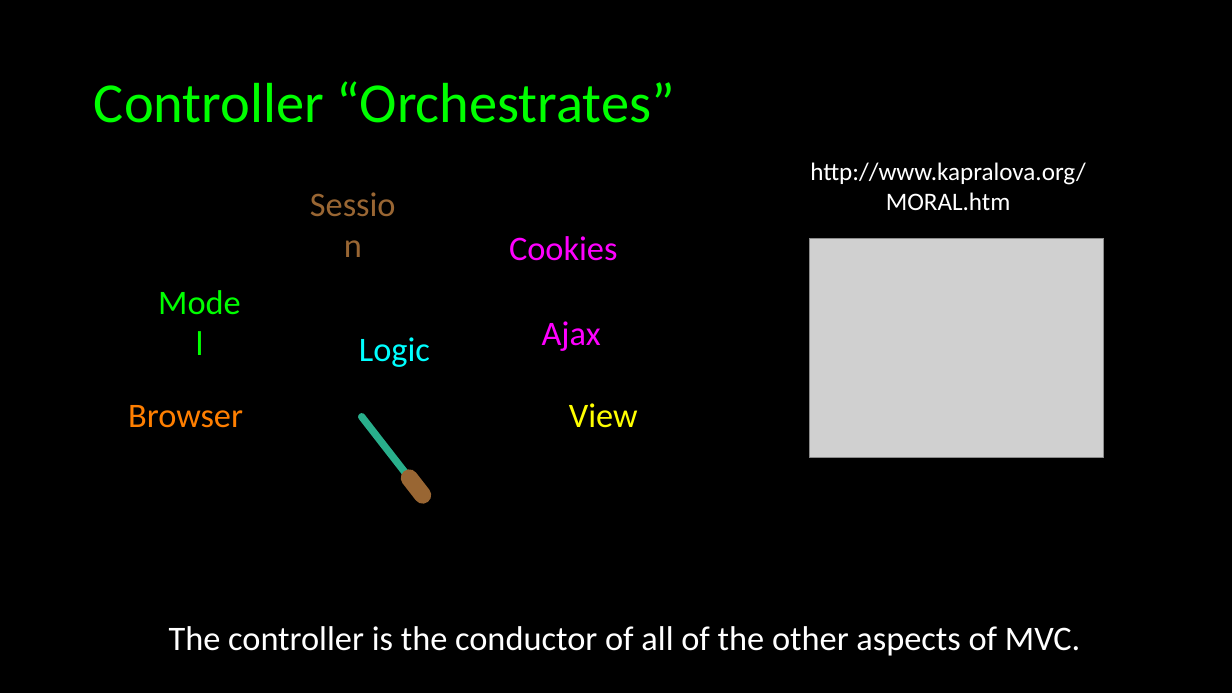
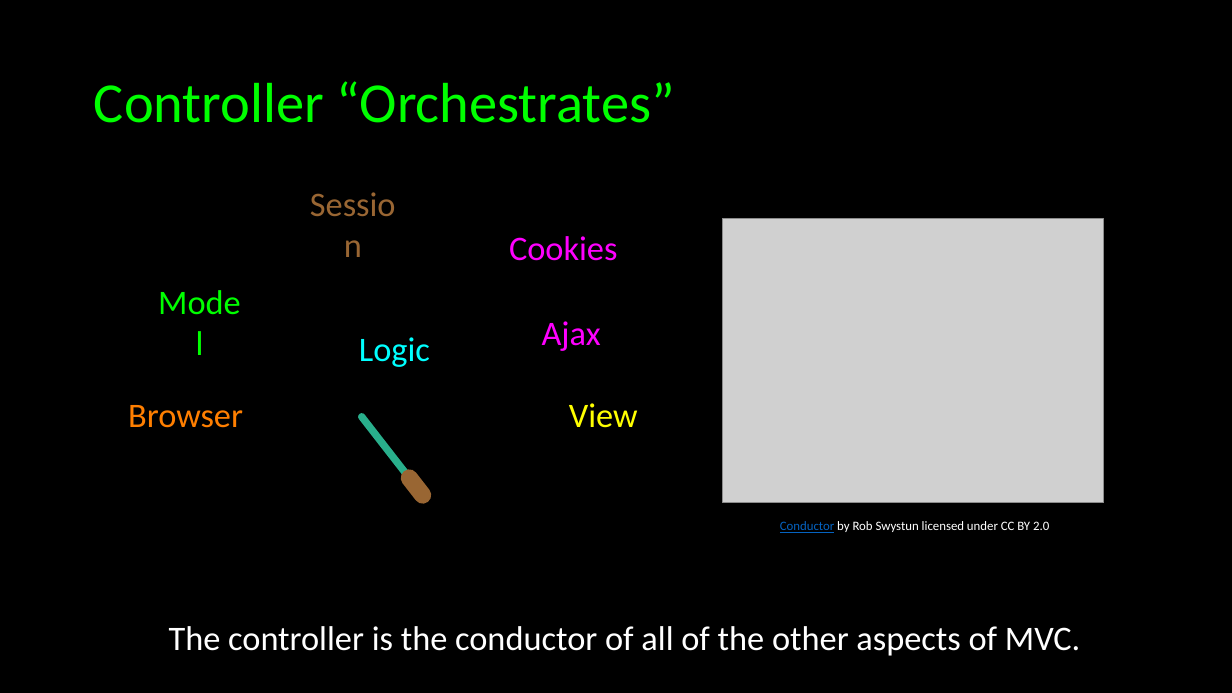
Before and after one commit to csev/dj4e, a slide deck: slide 6 of lectures/DJ-05-MVC.pptx. Drawn at 1232x693 pixels with LibreOffice and Linux fonts; fonts in the diff are those of the drawing; grey boxes stand for pictures. Boxes give left, top, right and bottom in pixels: in the first picture for what was removed or moved away, otherwise in the second. Text is boxed around its words. In the diff, an @@ line names an element or a change of style, - is before the commit and + after.

```diff
--- a/lectures/DJ-05-MVC.pptx
+++ b/lectures/DJ-05-MVC.pptx
@@ text removed at [810, 162, 1085, 210] @@
-http://www.kapralova.org/MORAL.htm
@@ picture: place and size @@
-picture at [810, 238, 1104, 457]
+picture at [723, 219, 1104, 503]
@@ text added at [780, 521, 1049, 533], 10 pt, text #FFFFFF @@
+Conductor by Rob Swystun licensed under CC BY 2.0
```
Also in this commit, not shown: 8 other slides changed, 3 other files.
